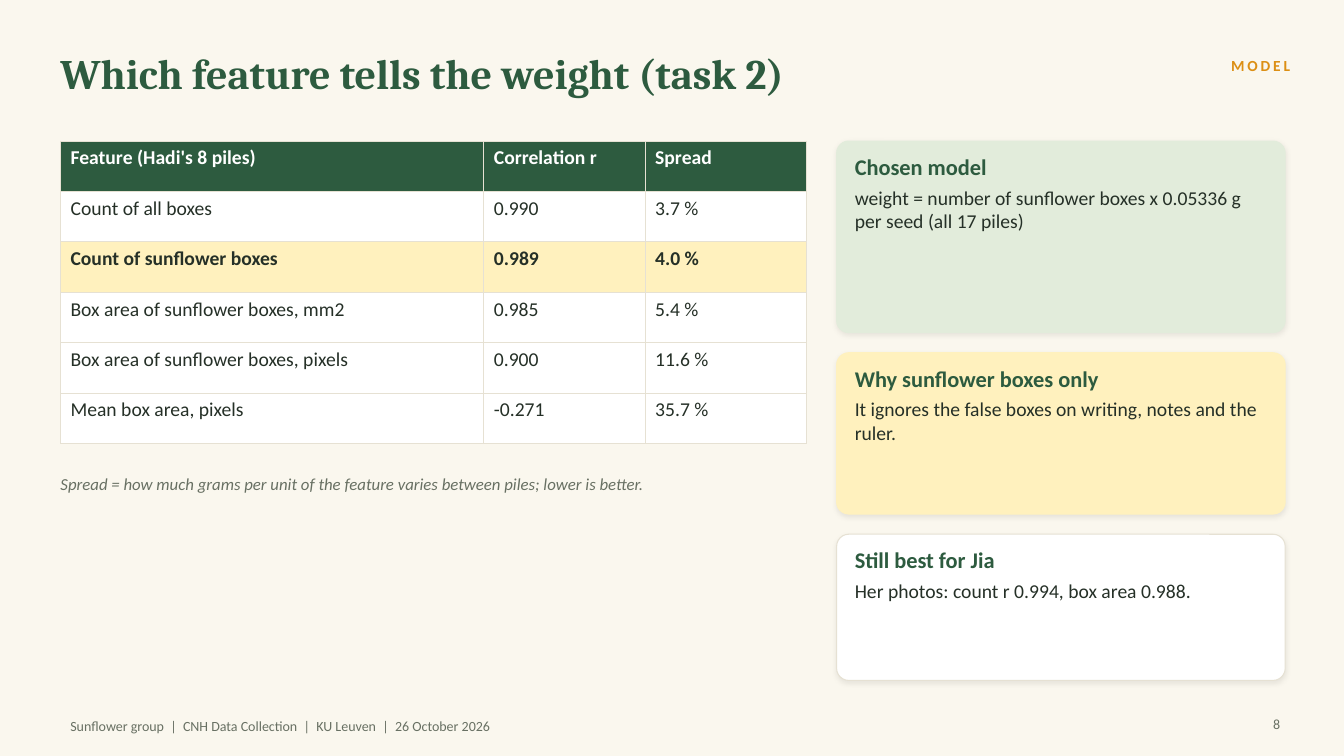
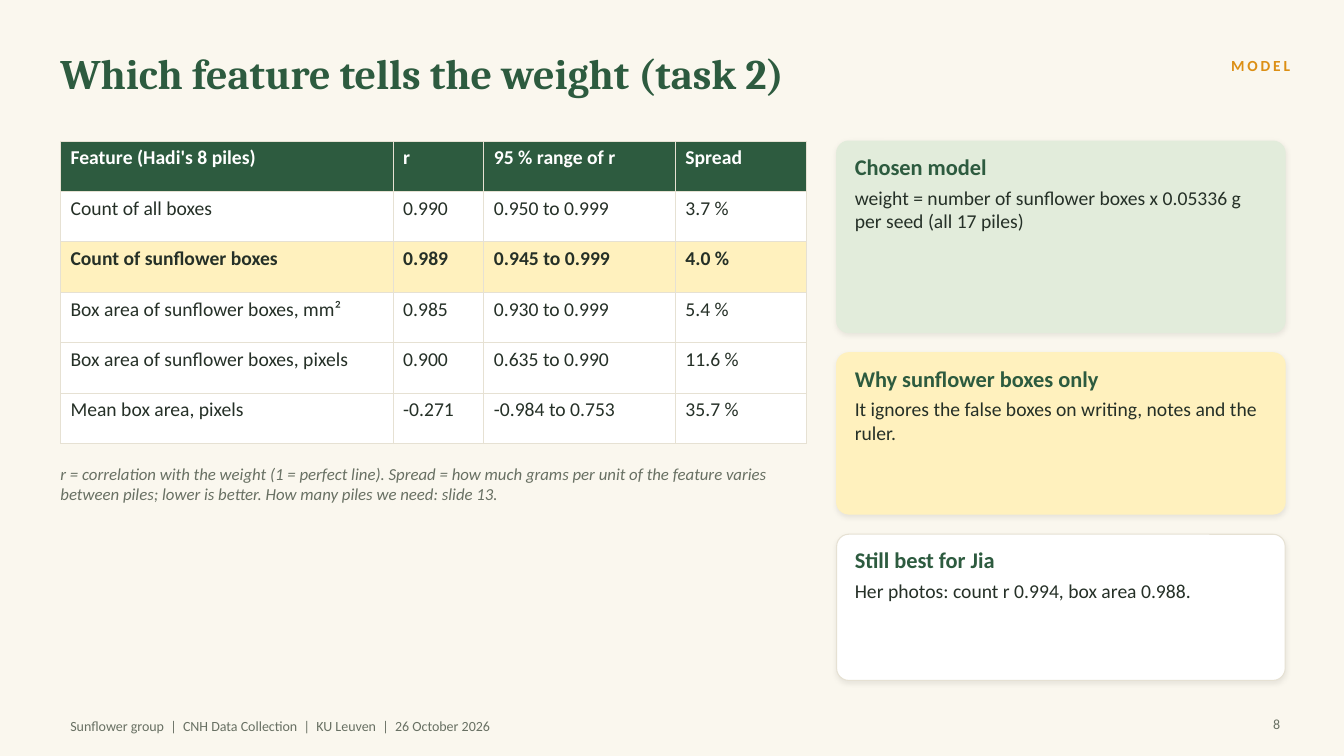
Before and after one commit to HadiNasooti/cnh-sunflower-weight, a slide deck: slide 8 of ppt_slide_topics/Sunflower_Weight_Estimation_v3.pptx. Drawn at 1344x756 pixels with LibreOffice and Linux fonts; fonts in the diff are those of the drawing. Boxes give left, top, right and bottom in pixels: in the first picture for what was removed or moved away, otherwise in the second. Text is boxed around its words. In the diff, an @@ line names an element or a change of style, - is before the commit and + after.

```diff
--- a/ppt_slide_topics/Sunflower_Weight_Estimation_v3.pptx
+++ b/ppt_slide_topics/Sunflower_Weight_Estimation_v3.pptx
@@ table at <box>60,141,807,423</box> @@
-column 1: Feature (Hadi's 8 piles) | Count of all boxes | Count of sunflower boxes | Box area of sunflower boxes, mm2 | Box area of sunflower boxes, pixels | Mean box area, pixels
-column 2: Correlation r | 0.990 | 0.989 | 0.985 | 0.900 | -0.271
+column 1: Feature (Hadi's 8 piles) | Count of all boxes | Count of sunflower boxes | Box area of sunflower boxes, mm² | Box area of sunflower boxes, pixels | Mean box area, pixels
+column 2: r | 0.990 | 0.989 | 0.985 | 0.900 | -0.271
+column 3: 95 % range of r | 0.950 to 0.999 | 0.945 to 0.999 | 0.930 to 0.999 | 0.635 to 0.990 | -0.984 to 0.753
@@ text at <box>60,468,766,503</box>: text changed @@
-Spread = how much grams per unit of the feature varies between piles; lower is better.
+r = correlation with the weight (1 = perfect line). Spread = how much grams per unit of the feature varies between piles; lower is better. How many piles we need: slide 13.
```
Also in this commit, not shown: 9 other slides changed, 1 slide added, 1 other file.
